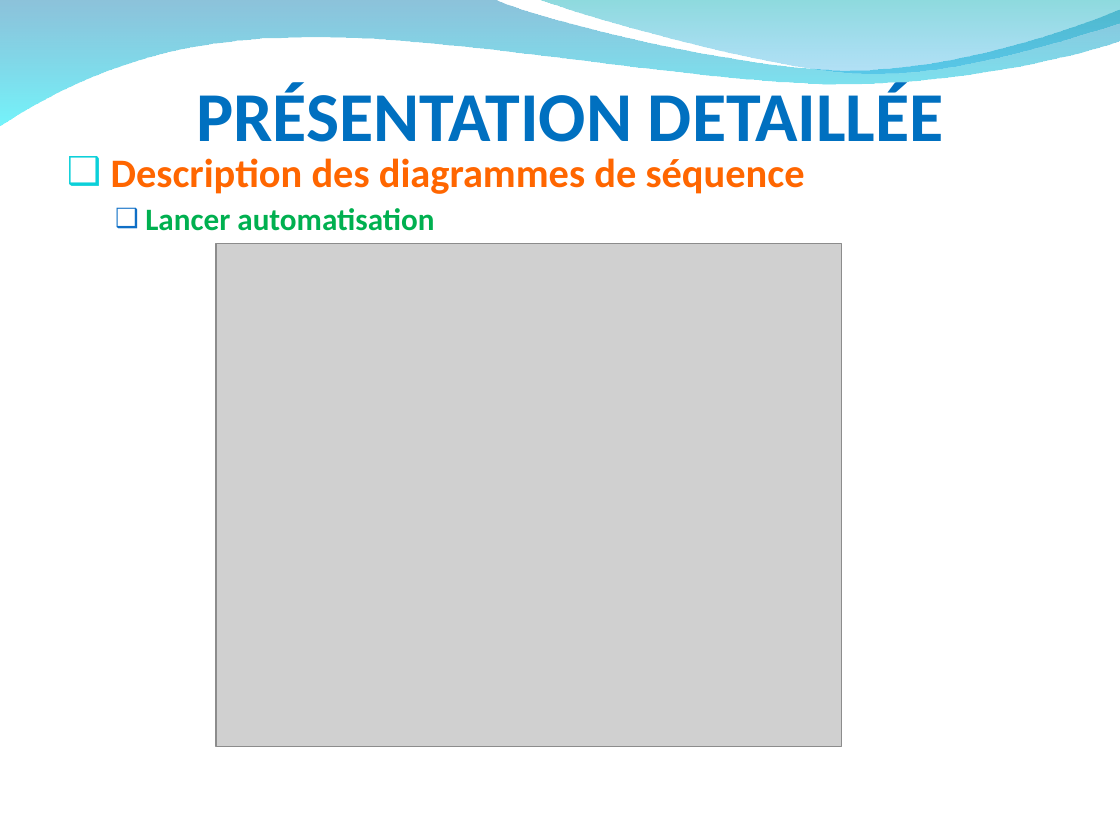
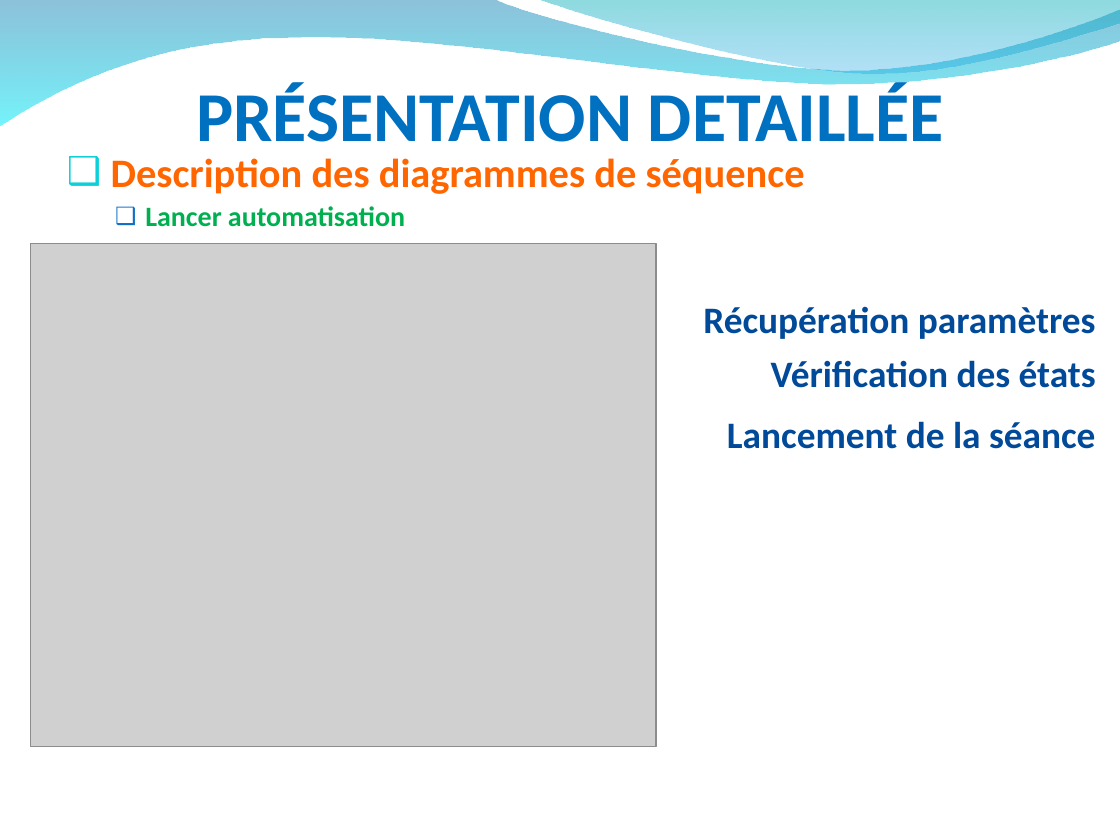
Before and after one commit to hardware/AscenseurPoissons, a slide deck: slide 11 of DOSSIERS A RENDRE/RevueAnalysePPT.ppt. Drawn at 1120x840 pixels with LibreOffice and Linux fonts; fonts in the diff are those of the drawing; grey boxes stand for pictures; background and template pictures are left out. Boxes give left, top, right and bottom in pixels: in the first picture for what was removed or moved away, otherwise in the second. Text is boxed around its words. In the diff, an @@ line names an element or a change of style, - is before the commit and + after.

```diff
--- a/DOSSIERS A RENDRE/RevueAnalysePPT.ppt
+++ b/DOSSIERS A RENDRE/RevueAnalysePPT.ppt
@@ text at [145, 206, 405, 227]: size 20 to 18 pt in "Lancer automatisation" @@
@@ picture: place and size @@
-picture at [216, 244, 841, 747]
+picture at [30, 244, 655, 747]
@@ text at [703, 306, 1096, 449]: paragraphs added @@
+Récupération paramètres
+Vérification des états
+Lancement de la séance
```
Also in this commit, not shown: 8 other slides changed, 10 slides added, 13 slides removed.
